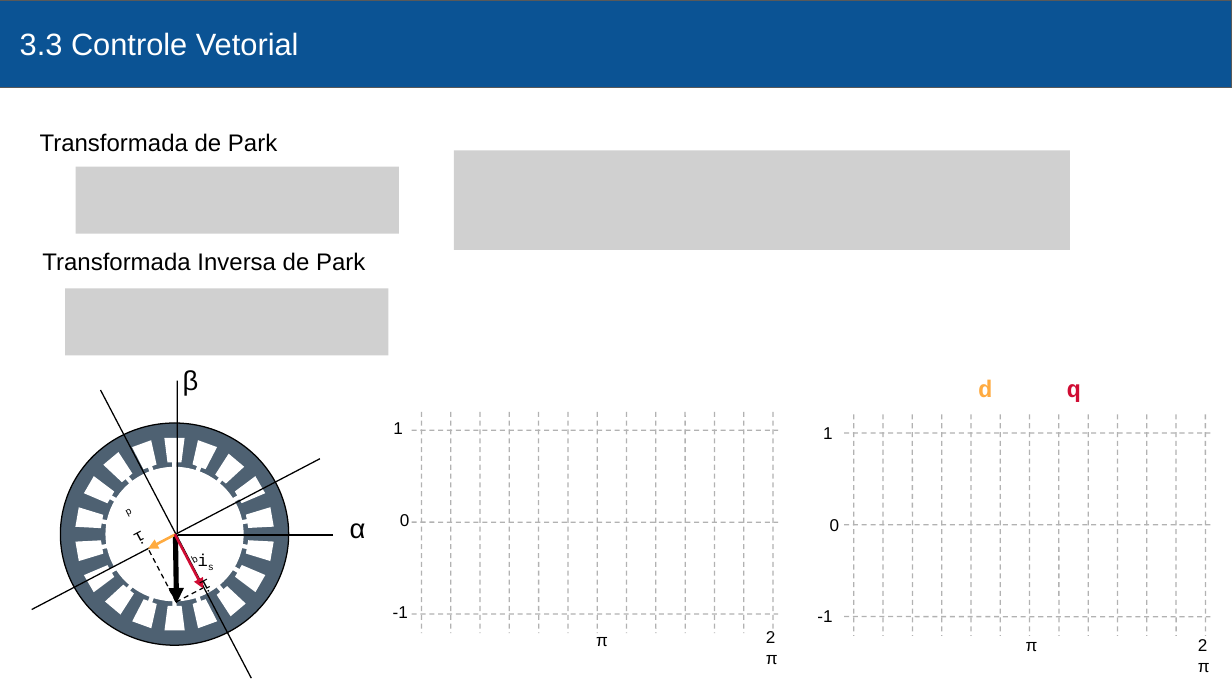
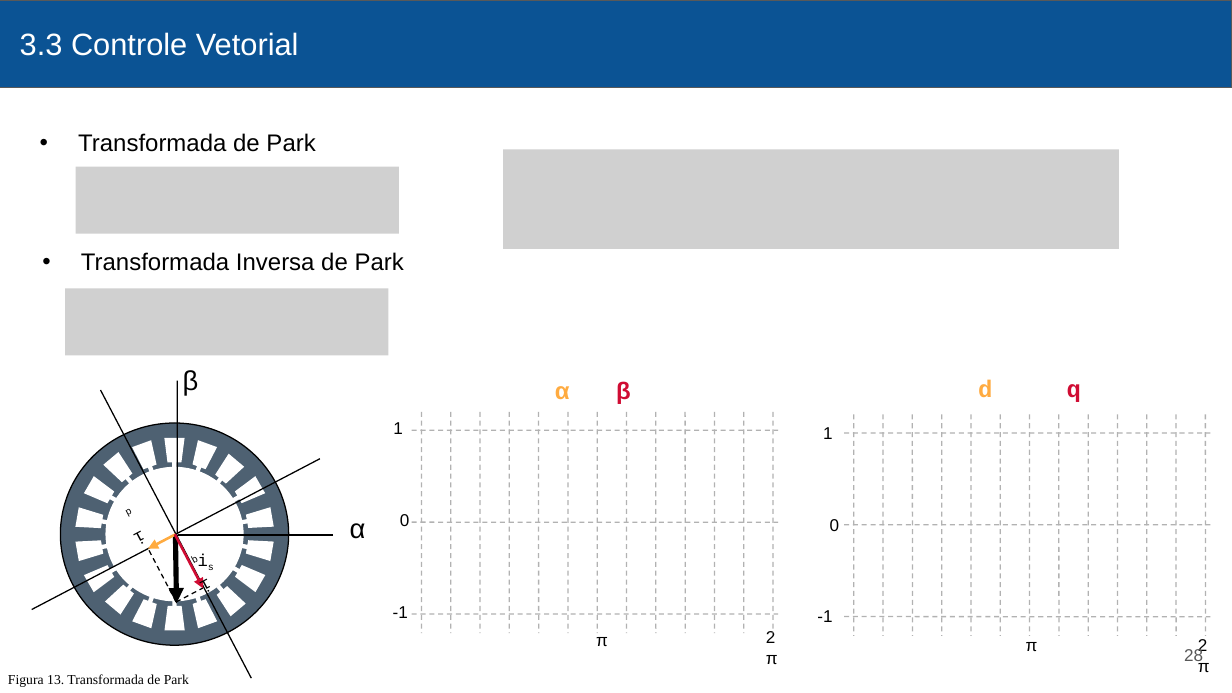
Before and after one commit to victormenegon/texto, a slide deck: slide 28 of ApresentacaoTCC.pptx (slide 30 before the commit). Drawn at 1232x693 pixels with LibreOffice and Linux fonts; fonts in the diff are those of the drawing; grey boxes stand for pictures. Boxes give left, top, right and bottom in pixels: in the first picture for what was removed or moved away, otherwise in the second. Text is boxed around its words. In the diff, an @@ line names an element or a change of style, - is before the commit and + after.

```diff
--- a/ApresentacaoTCC.pptx
+++ b/ApresentacaoTCC.pptx
@@ text "Transformada de Park" at [78,133,315,152]: bullet none to • @@
@@ picture: place and size @@
-picture at [455,150,1071,250]
+picture at [503,149,1119,249]
@@ text "Transformada Inversa de Park" at [81,252,404,271]: bullet none to • @@
@@ text added at [555,386,570,399], 14 pt, text #FFAB40, bold @@
+α
@@ text added at [616,381,631,404], 14 pt, text #D00C33, bold @@
+β
@@ page number added at [1184,647,1203,665], 10 pt, text #595959 @@
+28
@@ text added at [8,674,189,687], 8 pt, text #000000 @@
+Figura 13. Transformada de Park
```
Also in this commit, not shown: 40 other slides changed, 5 slides added, 11 slides removed, 1 other file.
